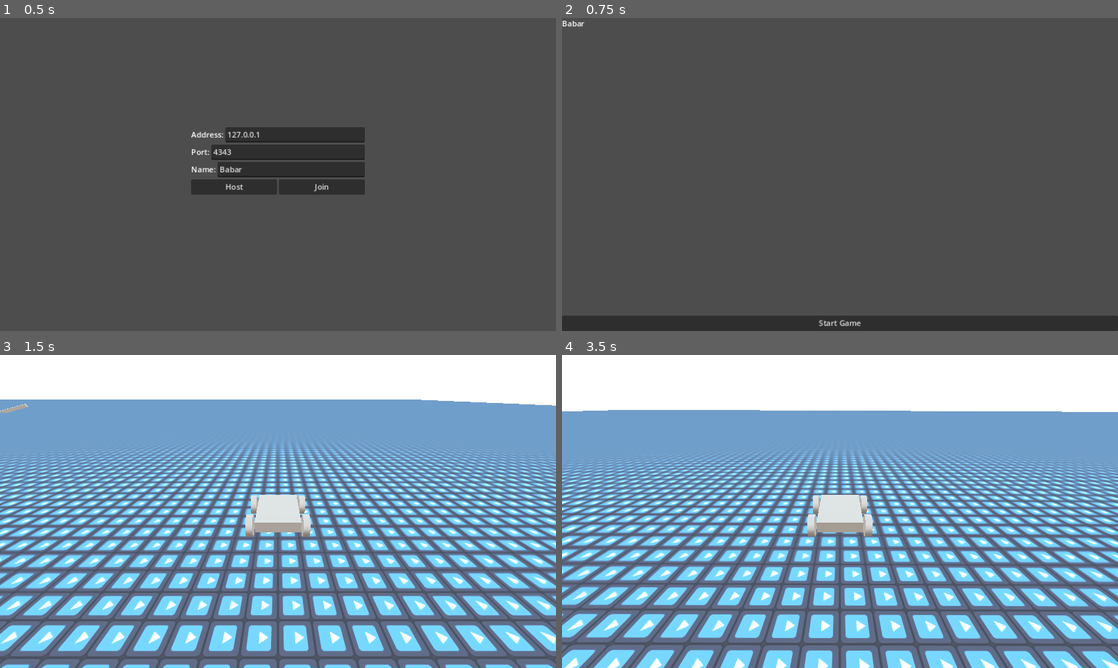
Above: before the commit, frames 1-4 (two rows, left to right).
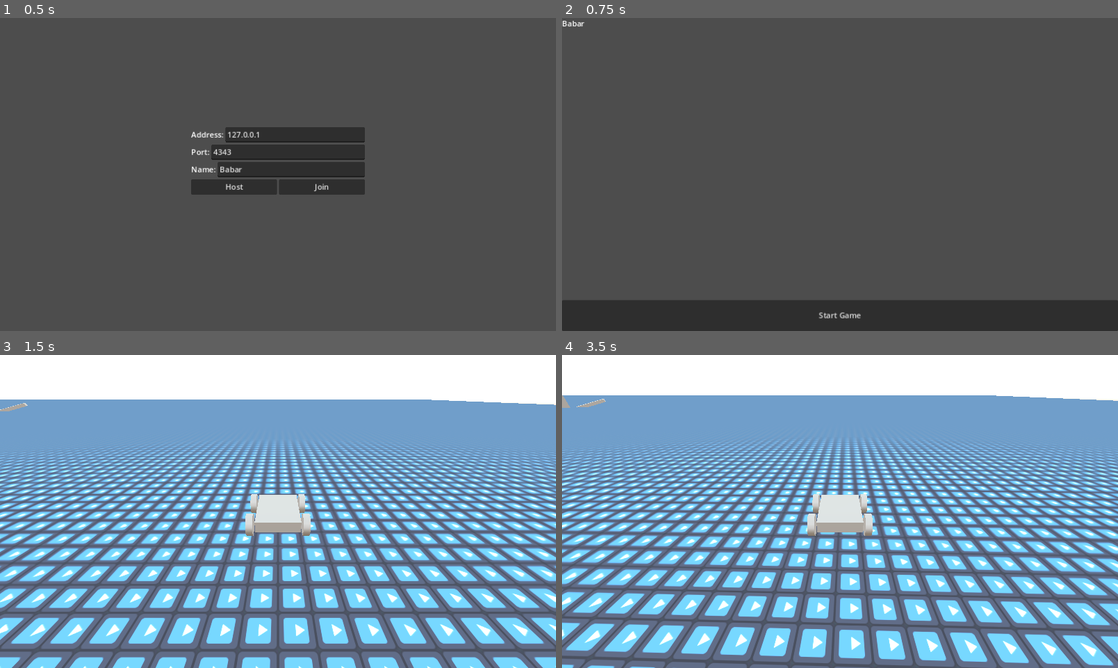
Above: after the commit, the same moments.

Repository: Dams4K/SmurfCart
Game: Godot game, scene res://server_connection.tscn
The game is run twice, just before and just after one commit, with the same random seed, the same clock (stepped at 60 frames per second) and the same inputs. The engine's default icon, where the game draws it, is replaced by a stand-in: a white triangle on a blue panel in a dark square.
Inputs:
- Up to frame 1 (0.5 s): no input
- Up to frame 2 (0.75 s): click "Host" at 0.5 s
- Up to frame 3 (1.5 s): click "Start Game" at 1.25 s
- Up to frame 4 (3.5 s): hold D (right) 2.03-2.78 s; hold R 2.03-2.78 s; hold S (back) from 2.78 s (still down); tap R at 2.85 s

Frame 1 is identical in both runs. In frame 2, 5.0% of the frame differs, in the area x 0-100%, y 90-99%; in frame 3, 49%; in frame 4, 53%, in the area x 0-100%, y 12-100%.
Error before the commit: Invalid operands 'String' and 'int' in operator '+'. (res://multiplayer_manager.gd:29)
Error after the commit: Invalid operands 'String' and 'int' in operator '+'. (res://multiplayer_manager.gd:30)

Commit message:
v0.1.1 - Better physics & player name

Diff:
--- a/debug_commands.gd
+++ b/debug_commands.gd
@@ -4,5 +4,5 @@
 	set_process_input(OS.is_debug_build())
 
 func _input(event: InputEvent) -> void:
-	if Input.is_physical_key_pressed(KEY_R):
+	if Input.is_physical_key_pressed(KEY_F12):
 		get_tree().reload_current_scene()
--- a/lobby.tscn
+++ b/lobby.tscn
@@ -21,6 +21,7 @@
 
 [node name="StartGameButton" type="Button" parent="."]
 unique_name_in_owner = true
+custom_minimum_size = Vector2(0, 64)
 layout_mode = 2
 text = "Start Game"
 
--- a/multiplayer_manager.gd
+++ b/multiplayer_manager.gd
@@ -13,6 +13,7 @@
 func _ready() -> void:
 	multiplayer.peer_connected.connect(_on_player_connected)
 	multiplayer.peer_disconnected.connect(_on_player_disconnected)
+	print(IP.get_local_interfaces())
 
 
 func create_client(addr: String, port: int) -> void:
--- a/vroom_vroom.gd
+++ b/vroom_vroom.gd
@@ -2,6 +2,8 @@
 
 const MAX_RPM = 2750
 const MAX_TORQUE = 750
+const MAX_STEER = 0.4
+const STEER_SPEED = 1.5
 
 var phone = OS.has_feature("android")
 
@@ -12,76 +14,45 @@
 @onready var wheel_front_left: VehicleWheel3D = $WheelFrontLeft
 @onready var wheel_front_right: VehicleWheel3D = $WheelFrontRight
 
-@export_group("FrontWheels", "front_")
-@export var front_stiffness: float = 5.88
-@export var front_max_force: float = 6000.0
-@export var front_travel: float = 0.2
-@export var front_friction_slip: float = 50.0
-@export var front_compression: float = 0.83
-
-@export_group("BackWheels", "back_")
-@export var back_stiffness: float = 5.88
-@export var back_max_force: float = 6000
-@export var back_travel: float = 0.2
-@export var back_friction_slip: float = 50.0
-@export var back_compression: float = 0.83
-
 @onready var multiplayer_synchronizer: MultiplayerSynchronizer = $MultiplayerSynchronizer
 @onready var camera_3d: Camera3D = $SpringArm3D/Camera3D
+@onready var player_name: Label3D = $PlayerName
 
 func _ready() -> void:
 	multiplayer_synchronizer.set_multiplayer_authority(name.to_int())
+	player_name.text = MultiplayerManager.players[name.to_int()].name
+	if multiplayer_synchronizer.get_multiplayer_authority() == multiplayer.get_unique_id():
+		player_name.hide()
 
 	phone_control.visible = phone
 
-	wheel_back_left.suspension_stiffness = back_stiffness
-	wheel_back_right.suspension_stiffness = back_stiffness
-	wheel_back_left.suspension_max_force = back_max_force
-	wheel_back_right.suspension_max_force = back_max_force
-	wheel_back_left.suspension_travel = back_travel
-	wheel_back_right.suspension_travel = back_travel
-	wheel_back_left.wheel_friction_slip = back_friction_slip
-	wheel_back_right.wheel_friction_slip = back_friction_slip
-	wheel_back_left.damping_compression = back_compression
-	wheel_back_right.damping_compression = back_compression
-
-	wheel_front_left.suspension_max_force = front_max_force
-	wheel_front_right.suspension_max_force = front_max_force
-	wheel_front_left.suspension_stiffness = front_stiffness
-	wheel_front_right.suspension_stiffness = front_stiffness
-	wheel_front_left.suspension_travel = front_travel
-	wheel_front_right.suspension_travel = front_travel
-	wheel_front_left.wheel_friction_slip = front_friction_slip
-	wheel_front_right.wheel_friction_slip = front_friction_slip
-	wheel_front_left.damping_compression = front_compression
-	wheel_front_right.damping_compression = front_compression
+func _process(delta: float) -> void:
+	player_name.look_at(get_viewport().get_camera_3d().global_position, Vector3.UP, true)
 
 func _physics_process(delta: float) -> void:
 	if multiplayer_synchronizer.get_multiplayer_authority() != multiplayer.get_unique_id():
 		return
 
 	camera_3d.current = true
-#	rotation.x = 0
-#	print()
+
+	var acceleration: float = 0
+	if !phone:
+		steering = move_toward(steering, Input.get_axis("right", "left") * MAX_STEER, delta * STEER_SPEED)
+
+		acceleration = Input.get_axis("back", "forward")
+	else:
+		steering = lerp(steering, -Input.get_accelerometer().x / 5 * MAX_STEER, delta * STEER_SPEED)
+
+		if PhoneControls.brake:
+			acceleration = -1
+		elif PhoneControls.forward:
+			acceleration = 1
 
 
-	if !phone:
-		steering = lerp(steering, Input.get_axis("right", "left") * .6, 3 * delta)
-#		engine_force = Input.get_axis("back", "forward") * 150
+	if acceleration < 0:
+		acceleration / 2
 
-		var acceleration = Input.get_axis("back", "forward")
-		if acceleration < 0:
-			acceleration / 2
-
-		var rpm = wheel_back_left.get_rpm()
-		wheel_back_left.engine_force = acceleration * MAX_TORQUE * (1 - rpm / MAX_RPM)
-		rpm = wheel_back_right.get_rpm()
-		wheel_back_right.engine_force = acceleration * MAX_TORQUE * (1 - rpm / MAX_RPM)
-	else:
-
-		steering = lerp(steering, -Input.get_accelerometer().x * .1, 5 * delta)
-
-		if PhoneControls.brake:
-			engine_force = -75
-		elif PhoneControls.forward:
-			engine_force = 150
+	var rpm = wheel_back_left.get_rpm()
+	wheel_back_left.engine_force = acceleration * MAX_TORQUE * (1 - rpm / MAX_RPM)
+	rpm = wheel_back_right.get_rpm()
+	wheel_back_right.engine_force = acceleration * MAX_TORQUE * (1 - rpm / MAX_RPM)
--- a/vroom_vroom.tscn
+++ b/vroom_vroom.tscn
@@ -35,18 +35,9 @@
 properties/4/watch = false
 
 [node name="VroomVroom" type="VehicleBody3D"]
-mass = 120.0
+mass = 125.0
+gravity_scale = 4.0
 script = ExtResource("1_2yps3")
-front_stiffness = 1000.0
-front_max_force = 32000.0
-front_travel = 50.0
-front_friction_slip = 1000.0
-front_compression = 0.1
-back_stiffness = 1000.0
-back_max_force = 32000.0
-back_travel = 50.0
-back_friction_slip = 1000.0
-back_compression = 0.1
 
 [node name="MeshInstance3D" type="MeshInstance3D" parent="."]
 mesh = SubResource("BoxMesh_6eqyq")
@@ -57,8 +48,9 @@
 [node name="WheelFrontRight" type="VehicleWheel3D" parent="."]
 transform = Transform3D(0, 0, -1, 0, 1, 0, 1, 0, 0, -1, 0, -1.245)
 use_as_steering = true
-wheel_friction_slip = 50.83
-suspension_stiffness = 1000.0
+wheel_roll_influence = 0.0
+suspension_travel = 0.1
+suspension_stiffness = 200.0
 damping_compression = 1.9
 damping_relaxation = 2.0
 
@@ -69,8 +61,9 @@
 [node name="WheelBackRight" type="VehicleWheel3D" parent="."]
 transform = Transform3D(0, 0, -1, 0, 1, 0, 1, 0, 0, 1, 0, -1.245)
 use_as_traction = true
-wheel_friction_slip = 60.0
-suspension_stiffness = 1000.0
+wheel_roll_influence = 0.0
+suspension_travel = 0.1
+suspension_stiffness = 200.0
 suspension_max_force = 6000.95
 damping_compression = 1.9
 damping_relaxation = 2.0
@@ -82,8 +75,9 @@
 [node name="WheelFrontLeft" type="VehicleWheel3D" parent="."]
 transform = Transform3D(0, 0, -1, 0, 1, 0, 1, 0, 0, -1, 0, 1.25539)
 use_as_steering = true
-wheel_friction_slip = 100.0
-suspension_stiffness = 1000.0
+wheel_roll_influence = 0.0
+suspension_travel = 0.1
+suspension_stiffness = 200.0
 damping_compression = 1.9
 damping_relaxation = 2.0
 
@@ -94,8 +88,9 @@
 [node name="WheelBackLeft" type="VehicleWheel3D" parent="."]
 transform = Transform3D(0, 0, -1, 0, 1, 0, 1, 0, 0, 1, 0, 1.25539)
 use_as_traction = true
-wheel_friction_slip = 60.0
-suspension_stiffness = 1000.0
+wheel_roll_influence = 0.0
+suspension_travel = 0.1
+suspension_stiffness = 200.0
 damping_compression = 1.9
 damping_relaxation = 2.0
 
@@ -115,3 +110,8 @@
 
 [node name="MultiplayerSynchronizer" type="MultiplayerSynchronizer" parent="."]
 replication_config = SubResource("SceneReplicationConfig_18tkg")
+
+[node name="PlayerName" type="Label3D" parent="."]
+transform = Transform3D(-4.37114e-08, 0, 1, 0, 1, 0, -1, 0, -4.37114e-08, 0, 0.885286, 0)
+text = "playername"
+font_size = 128
Not shown, changed: export_presets.cfg
